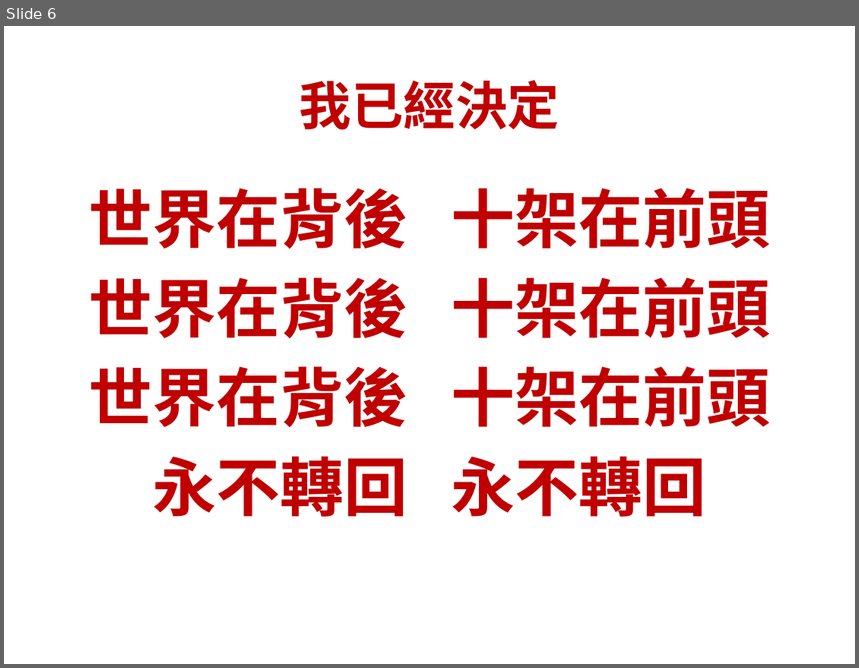
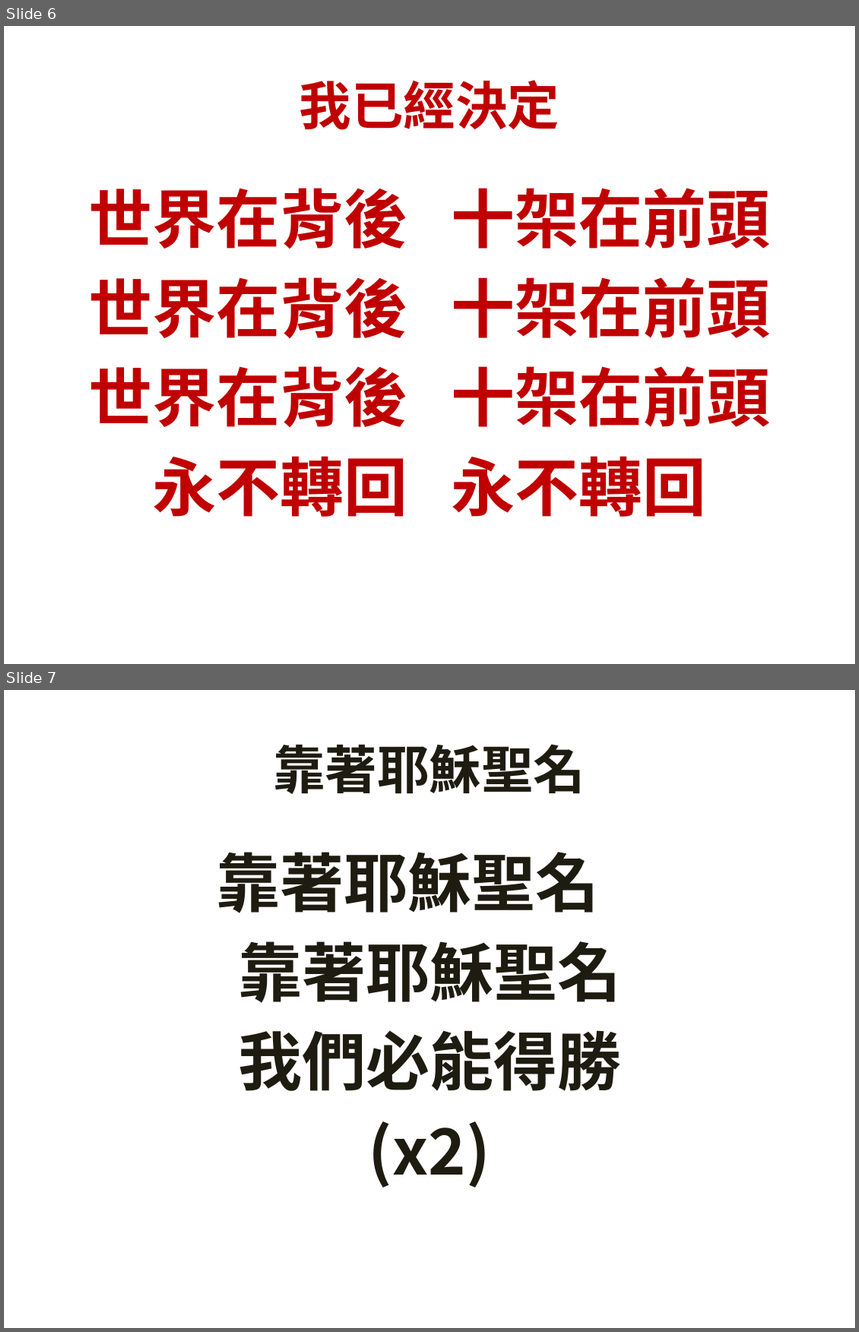
Before and after one commit to batisuoc/bible-school, a slide deck: 2019/2月.pptx. Shown one above the other, each under a label of ours: slide 6 before the commit, slides 6 and 7 after it. The pictures are 859x668 and 859x1332 pixels, drawn with LibreOffice and Linux fonts; fonts in the diff are those of the drawing; background and template pictures are left out. Boxes give left, top, right and bottom in pixels: in the first picture for what was removed or moved away, otherwise in the second. Text is boxed around its words. In the diff, an @@ line names an element or a change of style, - is before the commit and + after.

```diff
--- a/2019/2月.pptx
+++ b/2019/2月.pptx
@@ slide 7 added at <box>4,690,855,1328</box>, background picture (left out) @@
@@ text added at <box>273,744,585,794</box>, 44 pt, text #1E1C11, bold @@
+靠著耶穌聖名
@@ text added at <box>216,852,621,1188</box>, 54 pt, text #1E1C11, bold @@
+靠著耶穌聖名
+靠著耶穌聖名
+我們必能得勝
+(x2)
```
Also in this commit, not shown: 1 other slide added.
